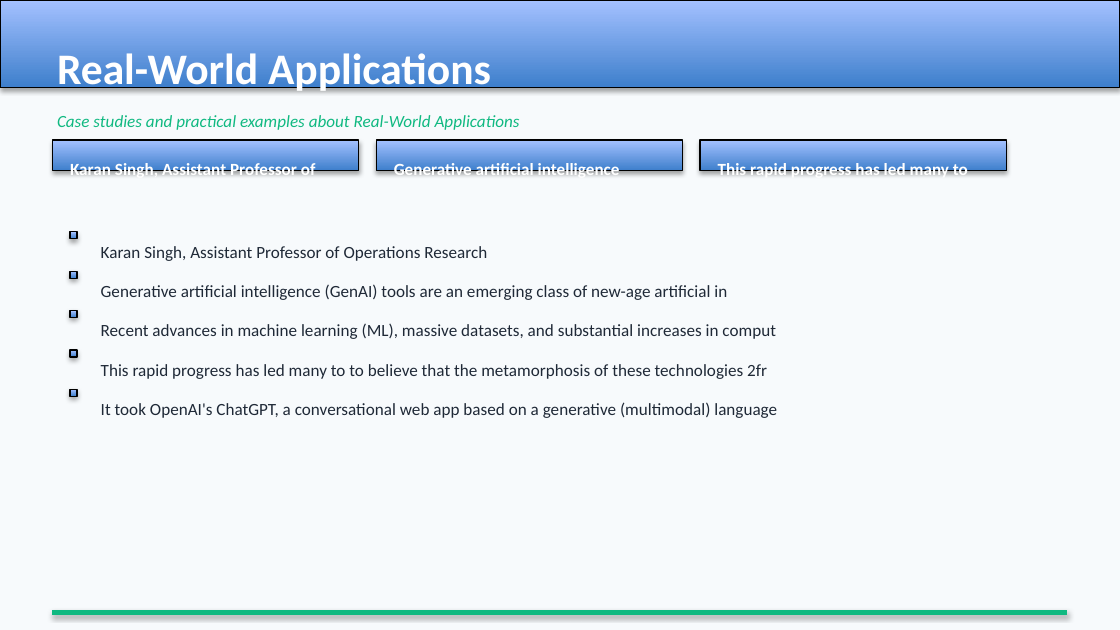
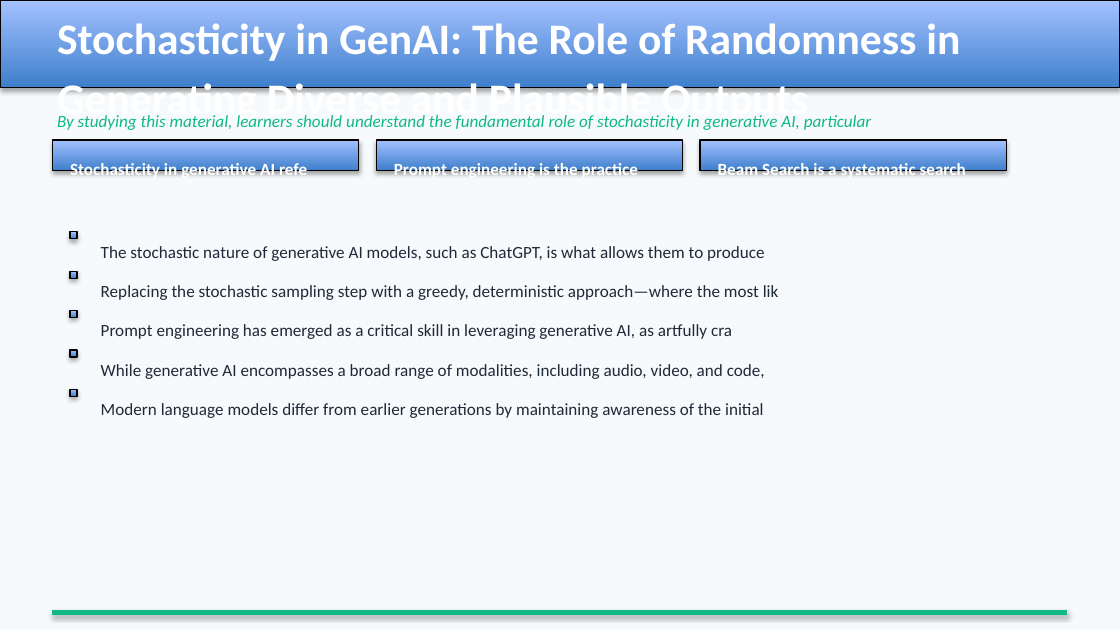
Before and after one commit to MahmoudAlyosify/Automated-Multimodal-Agent-PDF-to-Narrated-PowerPoint, a slide deck: slide 8 of Agentic Systems/6- PPTX Builder Agent/lecture.pptx. Drawn at 1120x630 pixels with LibreOffice and Linux fonts; fonts in the diff are those of the drawing. Boxes give left, top, right and bottom in pixels: in the first picture for what was removed or moved away, otherwise in the second. Text is boxed around its words. In the diff, an @@ line names an element or a change of style, - is before the commit and + after.

Commit message:
add audio to ppt

```diff
--- a/Agentic Systems/6- PPTX Builder Agent/lecture.pptx
+++ b/Agentic Systems/6- PPTX Builder Agent/lecture.pptx
@@ text at [57, 23, 960, 125]: text changed @@
-Real-World Applications
+Stochasticity in GenAI: The Role of Randomness in Generating Diverse and Plausible Outputs
@@ text at [57, 115, 872, 130]: text changed @@
-Case studies and practical examples about Real-World Applications
+By studying this material, learners should understand the fundamental role of stochasticity in generative AI, particular
@@ text at [70, 161, 307, 180]: text changed @@
-Karan Singh, Assistant Professor of
+Stochasticity in generative AI refe
@@ text at [394, 161, 638, 180]: text changed @@
-Generative artificial intelligence
+Prompt engineering is the practice
@@ text at [718, 161, 966, 180]: text changed @@
-This rapid progress has led many to
+Beam Search is a systematic search
@@ text at [101, 246, 764, 261]: text changed @@
-Karan Singh, Assistant Professor of Operations Research
+The stochastic nature of generative AI models, such as ChatGPT, is what allows them to produce
@@ text at [101, 285, 779, 300]: text changed @@
-Generative artificial intelligence (GenAI) tools are an emerging class of new-age artificial in
+Replacing the stochastic sampling step with a greedy, deterministic approach—where the most lik
@@ text at [101, 324, 732, 339]: text changed @@
-Recent advances in machine learning (ML), massive datasets, and substantial increases in comput
+Prompt engineering has emerged as a critical skill in leveraging generative AI, as artfully cra
@@ text at [101, 364, 765, 379]: text changed @@
-This rapid progress has led many to to believe that the metamorphosis of these technologies 2fr
+While generative AI encompasses a broad range of modalities, including audio, video, and code,
@@ text at [101, 403, 764, 418]: text changed @@
-It took OpenAI's ChatGPT, a conversational web app based on a generative (multimodal) language
+Modern language models differ from earlier generations by maintaining awareness of the initial
```
Also in this commit, not shown: 7 other slides changed, 5 slides added, 5 slides removed, 14 other files.
